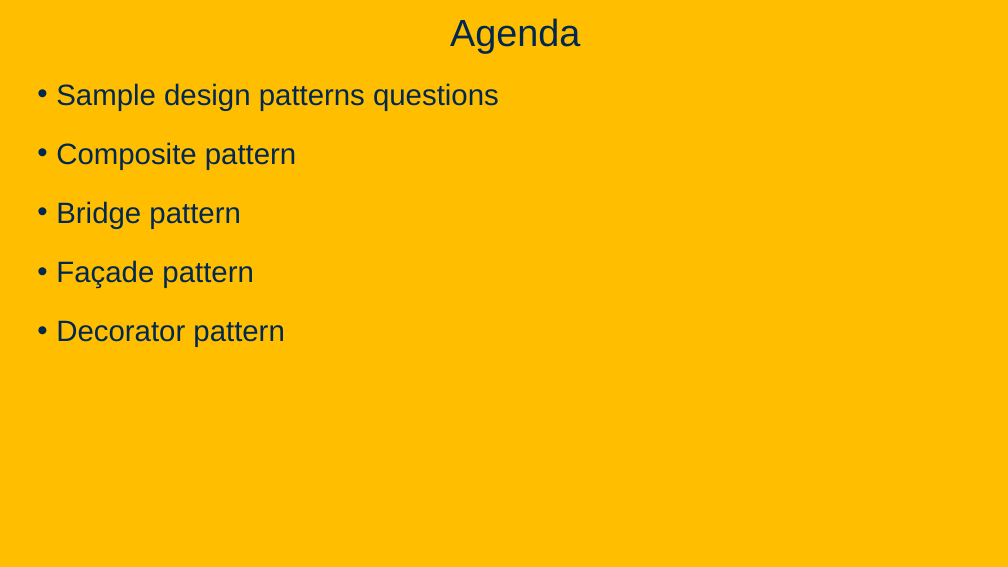
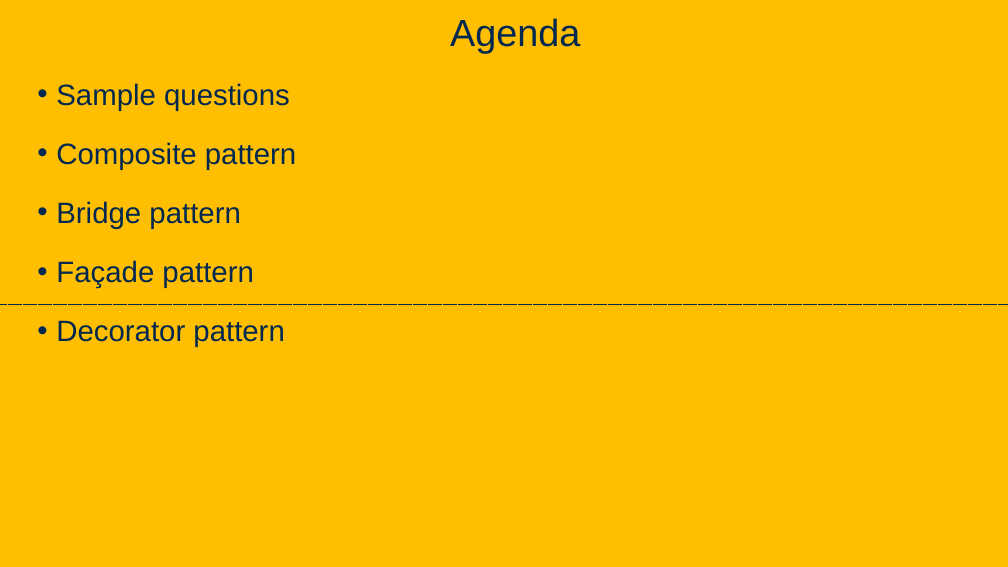
Before and after one commit to davsec-teaching/ecs160-f25, a slide deck: slide 43 of slides/8_design_patterns.pptx. Drawn at 1008x567 pixels with LibreOffice and Linux fonts; fonts in the diff are those of the drawing; background and template pictures are left out. Boxes give left, top, right and bottom in pixels: in the first picture for what was removed or moved away, otherwise in the second. Text is boxed around its words. In the diff, an @@ line names an element or a change of style, - is before the commit and + after.

```diff
--- a/slides/8_design_patterns.pptx
+++ b/slides/8_design_patterns.pptx
@@ text at (x1=56, y1=83, x2=290, y2=111): text changed @@
-• Sample design patterns questions
+• Sample questions
@@ line added from (0, 305) to (1008, 305), #022850 0.5 pt dashed @@
```
Also in this commit, not shown: 4 other slides changed.
